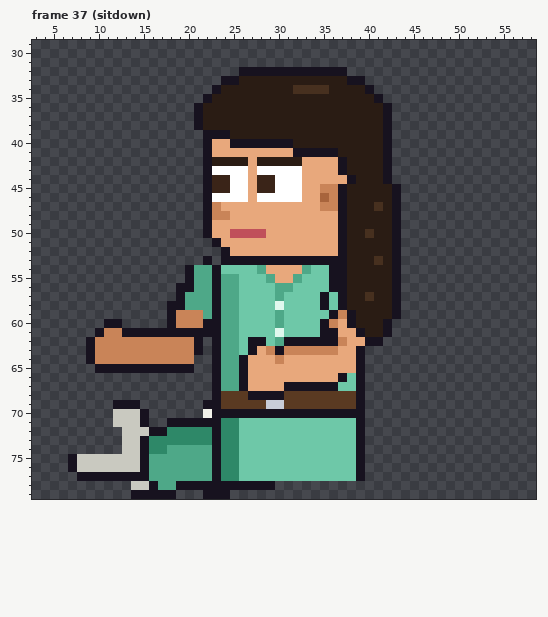
A pixel-art file gets an edit: sprites/clients/client_dentrec_b_left_anim.aseprite. This is how it looked before the edit.
64x80 pixels, 129 frames. Shown: frame 37 (sitdown): x 3..58, y 29..79. The commit also changed other frames, which this record leaves out.
The same view after the edit:
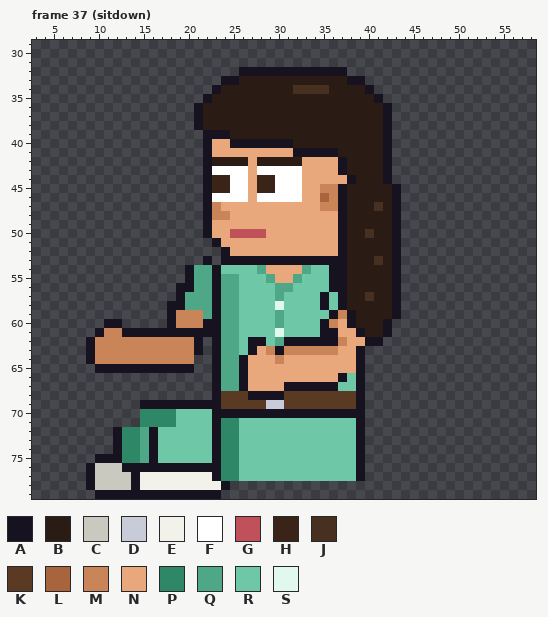
Palette (. is transparent): A #17121f  B #2a1c14  C #c9c9c0  D #c8ccd8  E #f2f2ea  F #ffffff  G #c0505a  H #3a2418  J #47301f  K #5a3a22  L #a8643c  M #c98458  N #e8a87c  P #2e8868  Q #4ea888  R #6ec8a8  S #e0f8ee
Edits made:
Frame 37 (sitdown), layers "Pants", "Shoes":
The author put colour A in row 69 at x 15 to 21; in rows 72 to 74 at x 12; in row 78 at x 9; in row 79 at x 10 to 13 and 19 to 21.
Colour C becomes colour A in row 75 at x 10 to 12; in row 76 at x 9 and 13 to 14; in row 78 at x 14.
Colour P becomes colour A in rows 73 to 74 at x 16.
Colour Q becomes colour A in row 75 at x 16; in row 76 at x 16 to 22.
The author put colour C in row 78 at x 10 to 13.
Colour A becomes colour C in row 77 at x 10 to 13.
Colour A becomes colour E in row 77 at x 15; in row 78 at x 16 and 19 to 23.
Colour C becomes colour E in row 78 at x 15.
Colour Q becomes colour E in row 77 at x 16 to 22; in row 78 at x 17 to 18.
The author put colour P in row 70 at x 16 to 18; in row 71 at x 16 to 17.
Colour A becomes colour P in row 70 at x 15; in row 71 at x 15 and 18.
Colour C becomes colour P in rows 72 to 75 at x 13 to 14.
Colour A becomes colour Q in rows 73 to 75 at x 15.
Colour C becomes colour Q in row 72 at x 15.
The author put colour R in row 70 at x 19 to 21.
Colour A becomes colour R in row 71 at x 19 to 22; in row 72 at x 17.
Colour E becomes colour R in row 70 at x 22.
Colour P becomes colour R in row 72 at x 18 to 22; in row 73 at x 17 to 22; in row 74 at x 17.
Colour Q becomes colour R in row 74 at x 18 to 22; in row 75 at x 17 to 22.
The author cleared colour A in row 69 at x 12 to 14; in rows 75 to 76 at x 7; in row 77 at x 8; in row 78 at x 25 to 29; in row 79 at x 24.
The author cleared colour C in rows 70 to 71 at x 12 to 14; in row 75 at x 8 to 9; in row 76 at x 8.
Where, in picture pixels (left, top, right, bottom), the same in both pictures:
changed: (68, 400, 275, 499)
